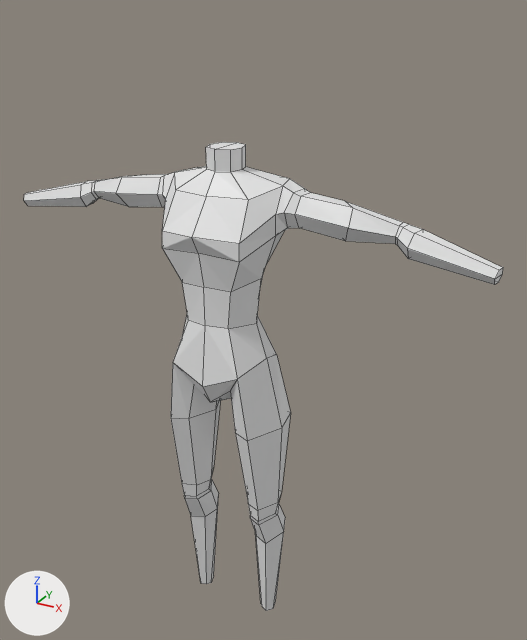
The Blender file CharacterModelling/CharacterTwo.blend, before and after one commit.
Before and after are seen from a 50 mm camera at (7.16, -11.39, 14.45) aimed at (0.48, 0.75, 8.38). The axes (+X, +Y, +Z) are drawn at lower left. The lights are the same throughout. The first picture is the older version. Mesh edges are drawn as thin lines.
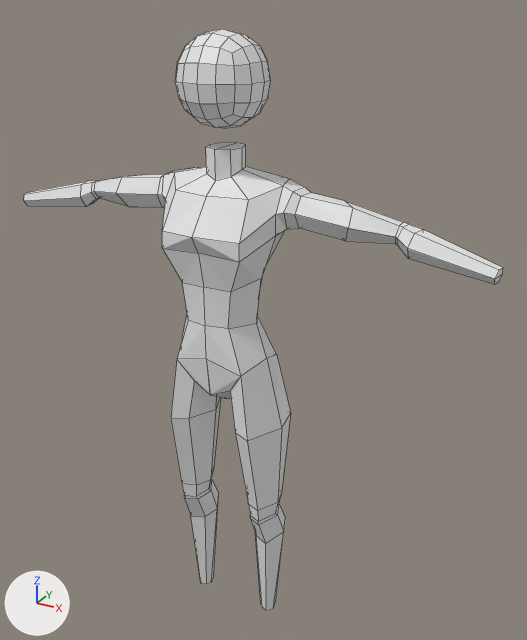
Location of each change, (x1, y1, x2, y2) in pixels of the pictures (527 x 640 px; the box of a moved part takes in the faces that stretch with it):
'Cube.002', added
    after: (175, 29, 271, 128)
part 1 of me_cube_001, moved or reshaped
    both: (157, 142, 311, 235)
part 2 of me_cube_001, moved or reshaped
    both: (171, 315, 282, 441)

Patch to the scene script:
```diff
--- a/CharacterModelling/CharacterTwo.blend.py
+++ b/CharacterModelling/CharacterTwo.blend.py
@@ me_cube_001 @@
 me_cube_001.from_pydata(...)  # 132 vertices, 113 faces, 5 loose edges; spans x -0.01..5.95, y -1.1..1.2, z -7.5..4.85
 # used by ob_cube_001; location = (-0.04, 0.0, 7.72); scale = (0.876, 0.876, 0.876)
-me_cube_001.vertices[4].co = (1.62, 0.95, 3.65)
-me_cube_001.vertices[30].co = (0.0, -0.14, 4.38)  # pixel (215, 171)
-me_cube_001.vertices[33].co = (0.3, -0.01, 4.38)  # pixel (230, 172)
-me_cube_001.vertices[50].co = (1.53, 0.72, 3.27)
-me_cube_001.vertices[51].co = (1.53, 0.05, 3.67)  # pixel (284, 212)
-me_cube_001.vertices[52].co = (1.49, 0.27, 3.28)  # pixel (287, 227)
-me_cube_001.vertices[53].co = (1.67, 0.72, 4.04)  # pixel (304, 188)
-me_cube_001.vertices[54].co = (1.62, 0.27, 4.05)  # pixel (293, 192)
-me_cube_001.vertices[5].co = (0.0, -0.9, -0.35)  # pixel (202, 386)
-me_cube_001.vertices[21].co = (0.86, -0.82, 0.03)  # pixel (237, 379)
-me_cube_001.vertices[23].co = (-0.01, -0.62, -0.89)  # pixel (210, 401)
+# me_cube_001 part 1
+me_cube_001.vertices[4].co = (1.62, 0.97, 3.65)
+me_cube_001.vertices[30].co = (0.0, -0.14, 4.2)  # pixel (215, 180)
+me_cube_001.vertices[33].co = (0.3, -0.01, 4.29)  # pixel (231, 176)
+me_cube_001.vertices[50].co = (1.53, 0.74, 3.25)
+me_cube_001.vertices[51].co = (1.53, 0.02, 3.67)  # pixel (283, 212)
+me_cube_001.vertices[52].co = (1.48, 0.26, 3.26)  # pixel (286, 229)
+me_cube_001.vertices[53].co = (1.67, 0.73, 4.06)  # pixel (305, 187)
+me_cube_001.vertices[54].co = (1.63, 0.26, 4.07)  # pixel (293, 191)
+# me_cube_001 part 2
+me_cube_001.vertices[5].co = (0.0, -0.72, 0.28)  # pixel (206, 358)
+me_cube_001.vertices[21].co = (0.86, -0.66, 0.03)  # pixel (240, 376)
+me_cube_001.vertices[23].co = (-0.01, -0.62, -0.7)  # pixel (209, 394)
@@ me_cube_002 @@
+me_cube_002.from_pydata(...)  # a box spanning x -1.0..1.0, y -1.0..1.0, z -1.0..1.0
@@ ob_cube_002 @@
+ob_cube_002 = bpy.data.objects.new('Cube.002', me_cube_002)
+ob_cube_002.location = (-0.04, 0.22, 13.14)
+_m = ob_cube_002.modifiers.new('Subdivision', 'SUBSURF')
```
